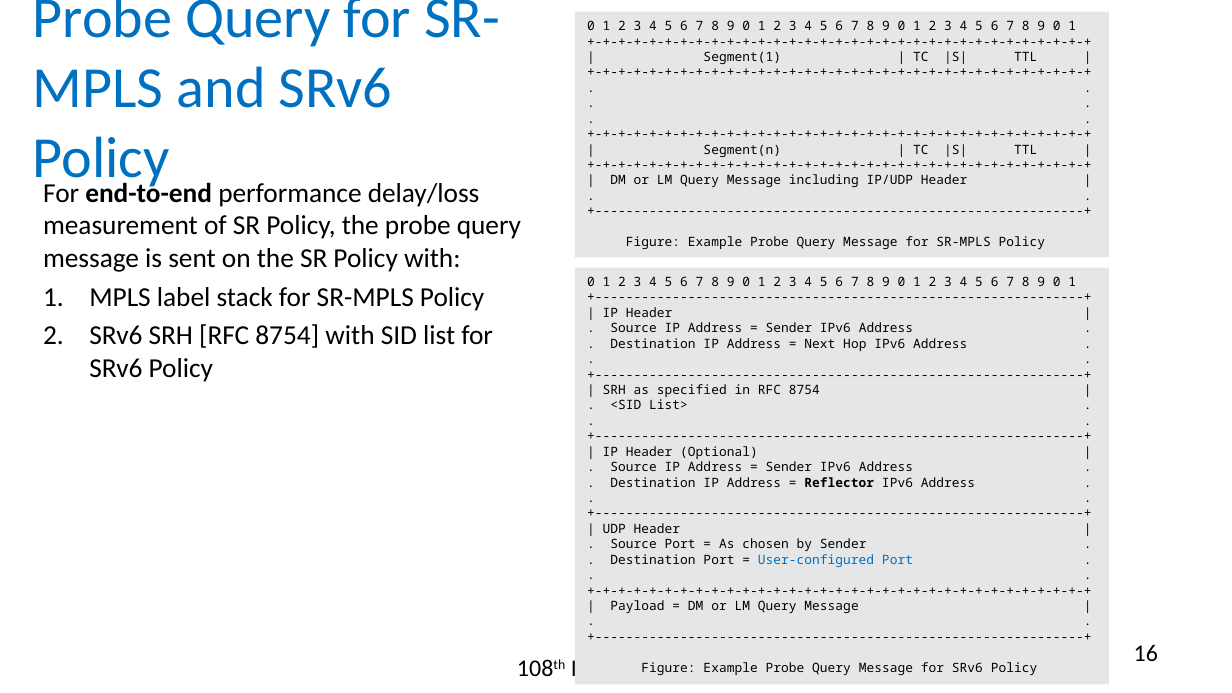
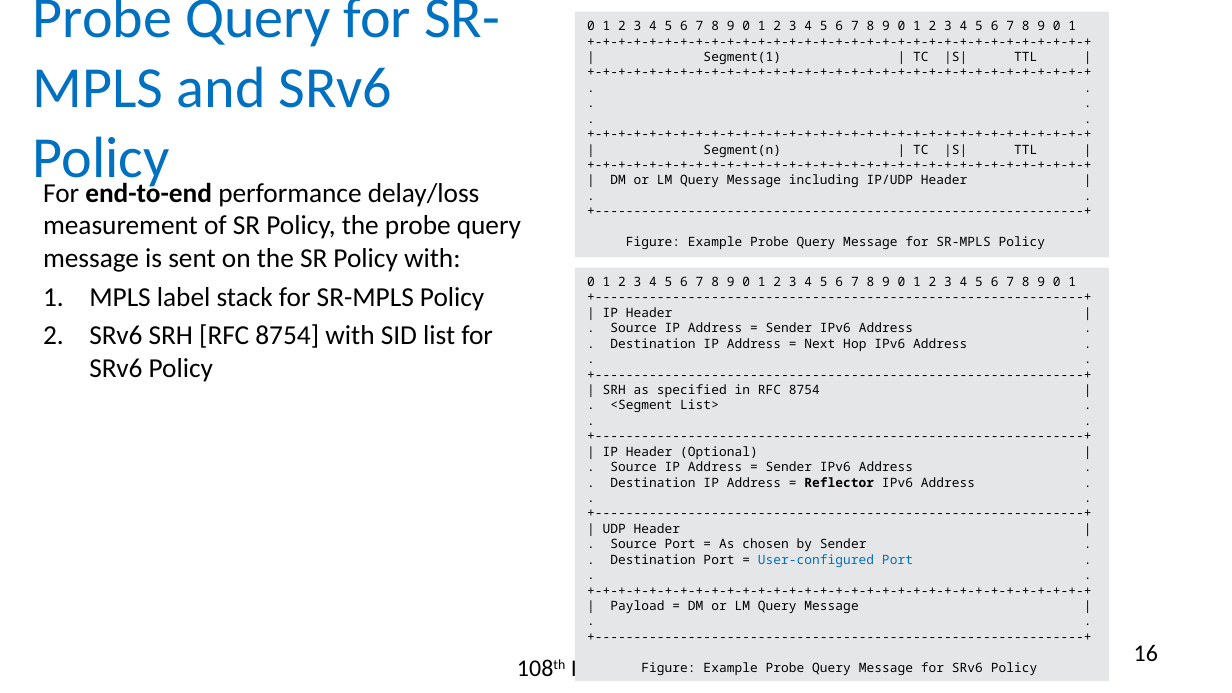
Before and after one commit to rakgandhi/ietf-slides, a slide deck: slide 16 of draft-gandhi-spring-stamp-srpm-01.pptx. Drawn at 1232x693 pixels with LibreOffice and Linux fonts; fonts in the diff are those of the drawing. Boxes give left, top, right and bottom in pixels: in the first picture for what was removed or moved away, otherwise in the second. Text is boxed around its words. In the diff, an @@ line names an element or a change of style, - is before the commit and + after.

```diff
--- a/draft-gandhi-spring-stamp-srpm-01.pptx
+++ b/draft-gandhi-spring-stamp-srpm-01.pptx
@@ text in rectangle at box(610, 399, 719, 412): text changed @@
-. <SID List> .
+. <Segment List> .
```
Also in this commit, not shown: 1 other slide changed, 3 other files.
